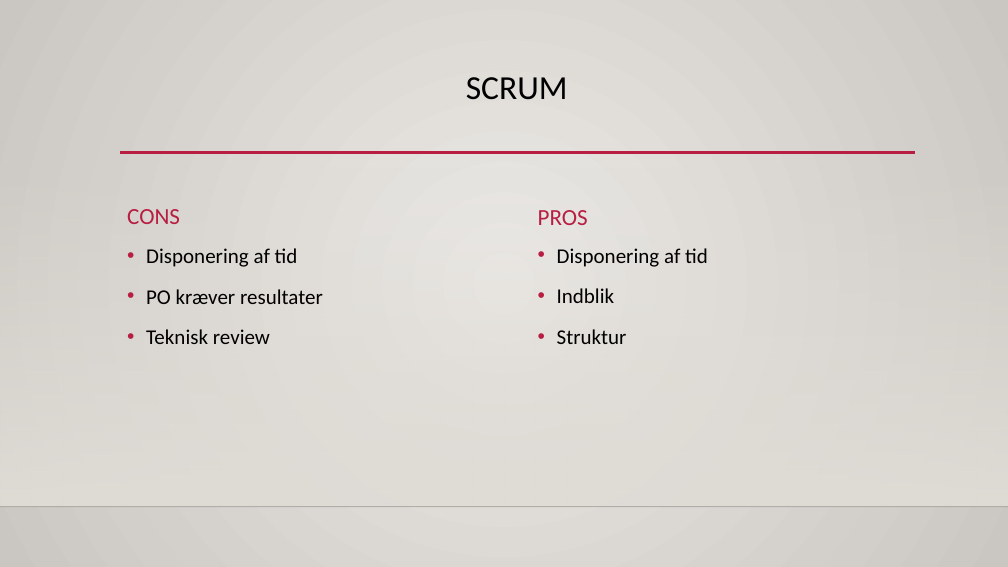
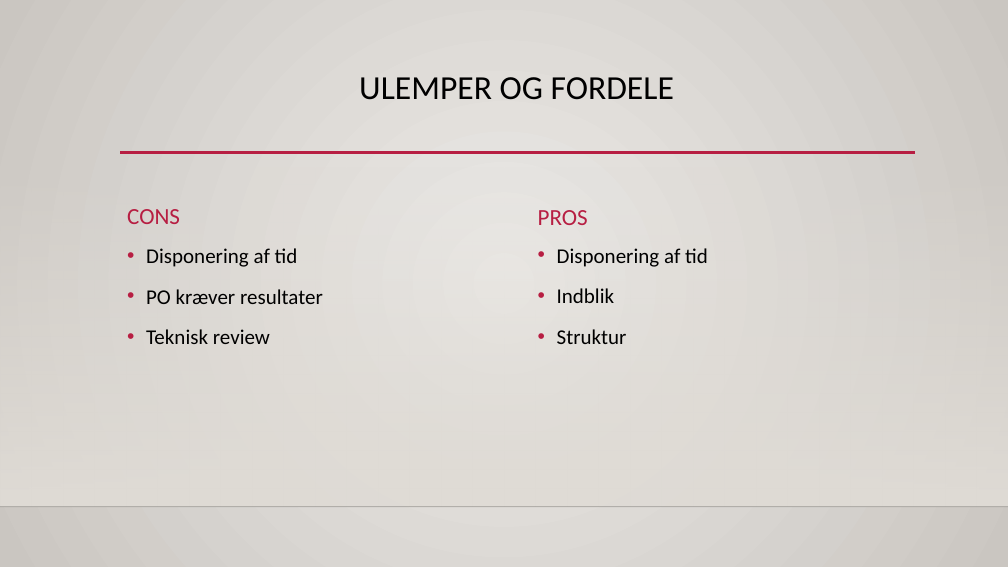
Before and after one commit to asgerhs/FogProject, a slide deck: slide 3 of Rapport/Præsentation.pptx. Drawn at 1008x567 pixels with LibreOffice and Linux fonts; fonts in the diff are those of the drawing; background and template pictures are left out. Boxes give left, top, right and bottom in pixels: in the first picture for what was removed or moved away, otherwise in the second. Text is boxed around its words. In the diff, an @@ line names an element or a change of style, - is before the commit and + after.

```diff
--- a/Rapport/Præsentation.pptx
+++ b/Rapport/Præsentation.pptx
@@ title at box(359, 77, 674, 100): text changed @@
-SCRUM
+ULEMPER OG FORDELE
```
Also in this commit, not shown: 2 other slides changed.
